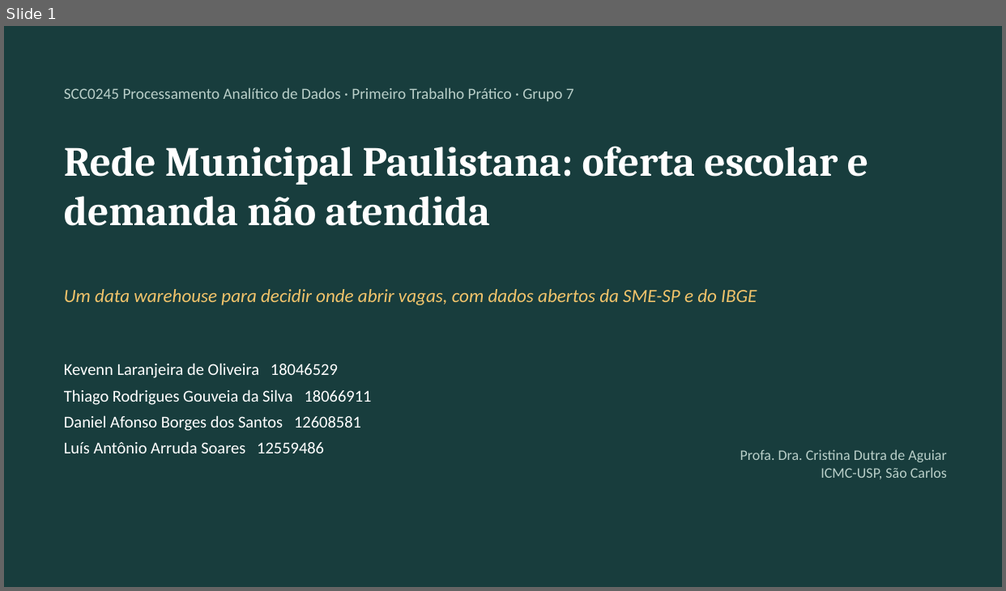
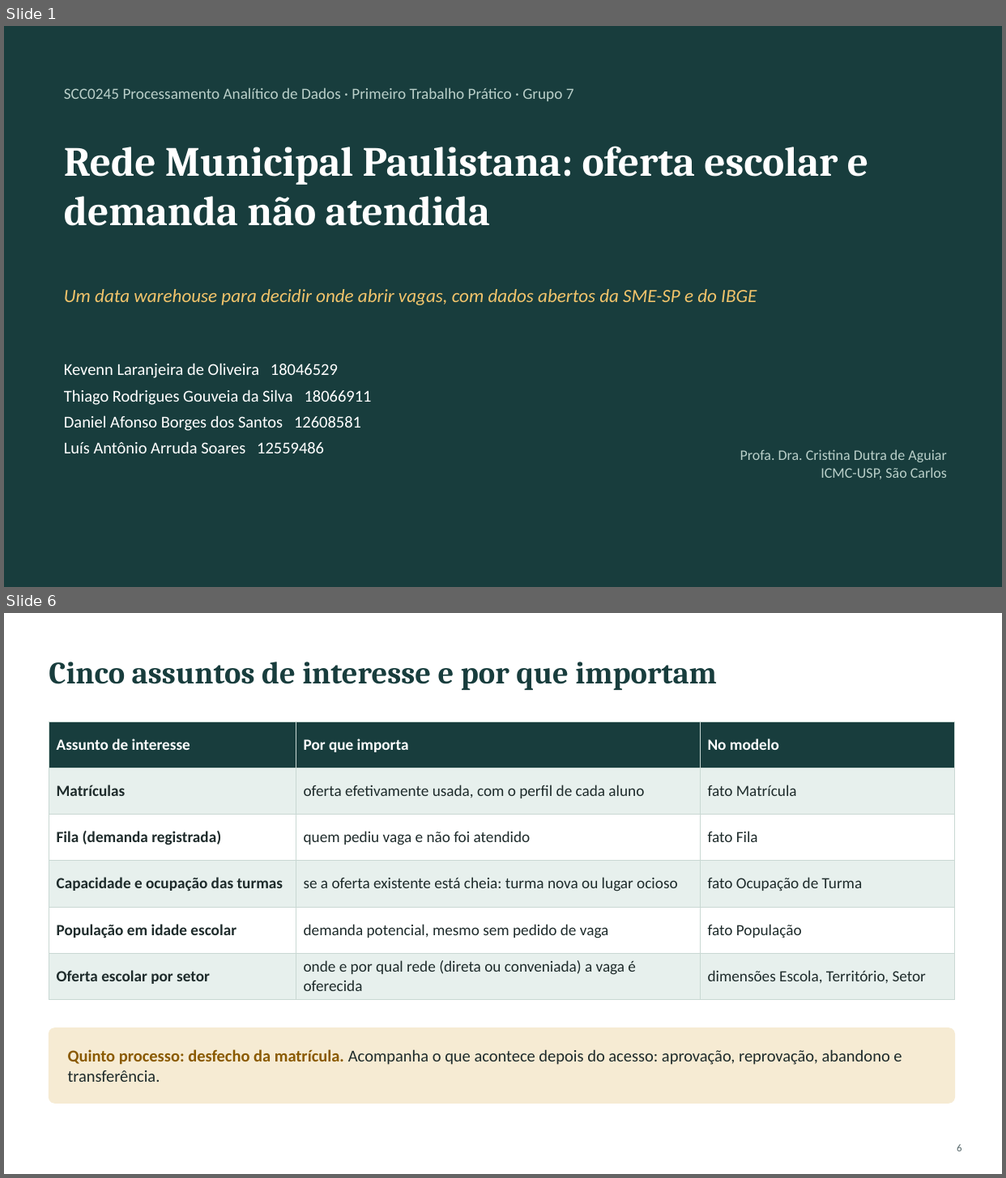
Before and after one commit to kevennlaranjeira/OLAP2026, a slide deck: docs/apresentacao/apresentacao-projeto1.pptx. Shown one above the other, each under a label of ours: slide 1 before the commit, slides 1 and 6 after it; the slides between them are not shown. The pictures are 1006x591 and 1006x1178 pixels, drawn with LibreOffice and Linux fonts; fonts in the diff are those of the drawing. Boxes give left, top, right and bottom in pixels: in the first picture for what was removed or moved away, otherwise in the second. Text is boxed around its words. In the diff, an @@ line names an element or a change of style, - is before the commit and + after.

```diff
--- a/docs/apresentacao/apresentacao-projeto1.pptx
+++ b/docs/apresentacao/apresentacao-projeto1.pptx
@@ slide 6 added at box(4, 613, 1002, 1174), background #FFFFFF @@
@@ text added at box(49, 662, 717, 690), 30 pt, text #183D3D, bold @@
+Cinco assuntos de interesse e por que importam
@@ table added at box(49, 722, 955, 995), 6 rows, 3 columns @@
+Assunto de interesse | Por que importa | No modelo
+Matrículas | oferta efetivamente usada, com o perfil de cada aluno | fato Matrícula
+Fila (demanda registrada) | quem pediu vaga e não foi atendido | fato Fila
+Capacidade e ocupação das turmas | se a oferta existente está cheia: turma nova ou lugar ocioso | fato Ocupação de Turma
+População em idade escolar | demanda potencial, mesmo sem pedido de vaga | fato População
+Oferta escolar por setor | onde e por qual rede (direta ou conveniada) a vaga é oferecida | dimensões Escola, Território, Setor
@@ rounded rectangle added at box(49, 1029, 955, 1103), fill #F6EBD3, outline #F6EBD3 1 pt @@
@@ text added at box(68, 1050, 901, 1082), 16 pt, text #1E2B2B @@
+Quinto processo: desfecho da matrícula. Acompanha o que acontece depois do acesso: aprovação, reprovação, abandono e transferência.
@@ text added at box(957, 1144, 961, 1152), 10 pt, text #56676A @@
+6
```
Also in this commit, not shown: 13 slides changed, 6 other slides added, 3 slides removed, 3 other files.
